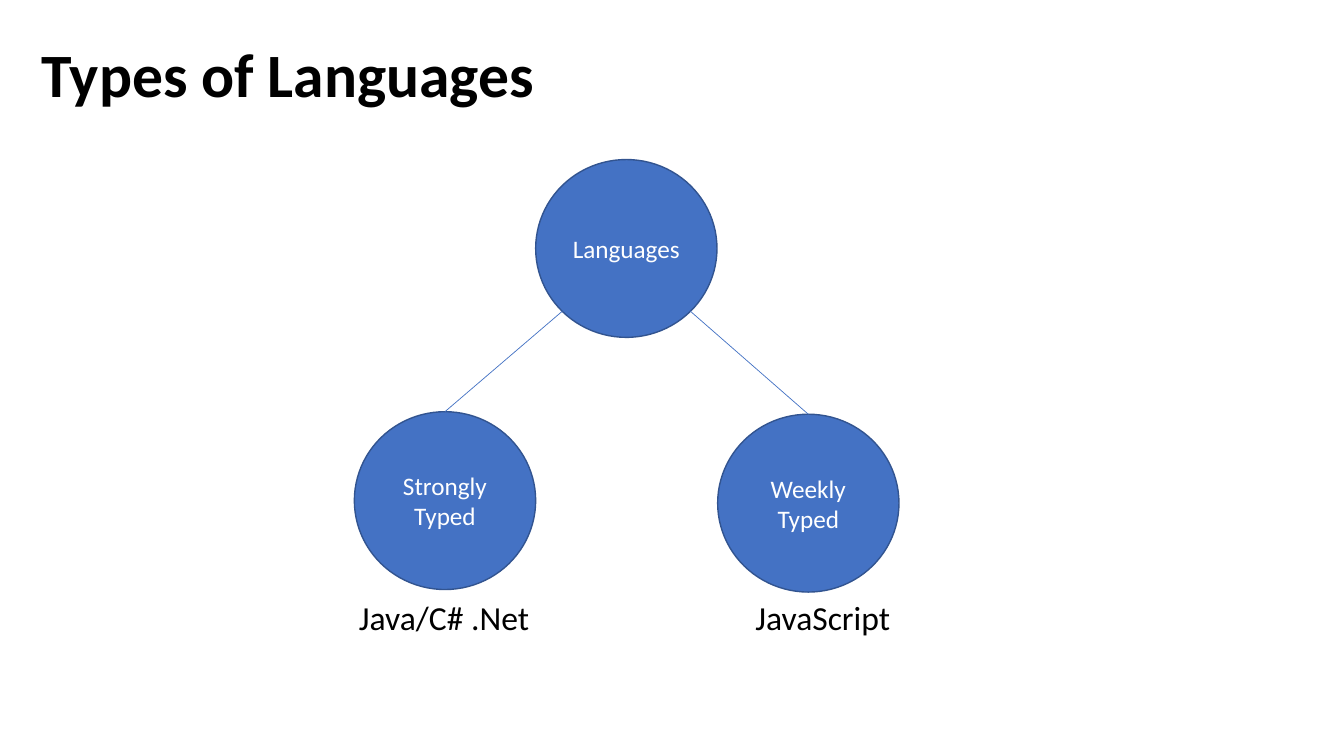
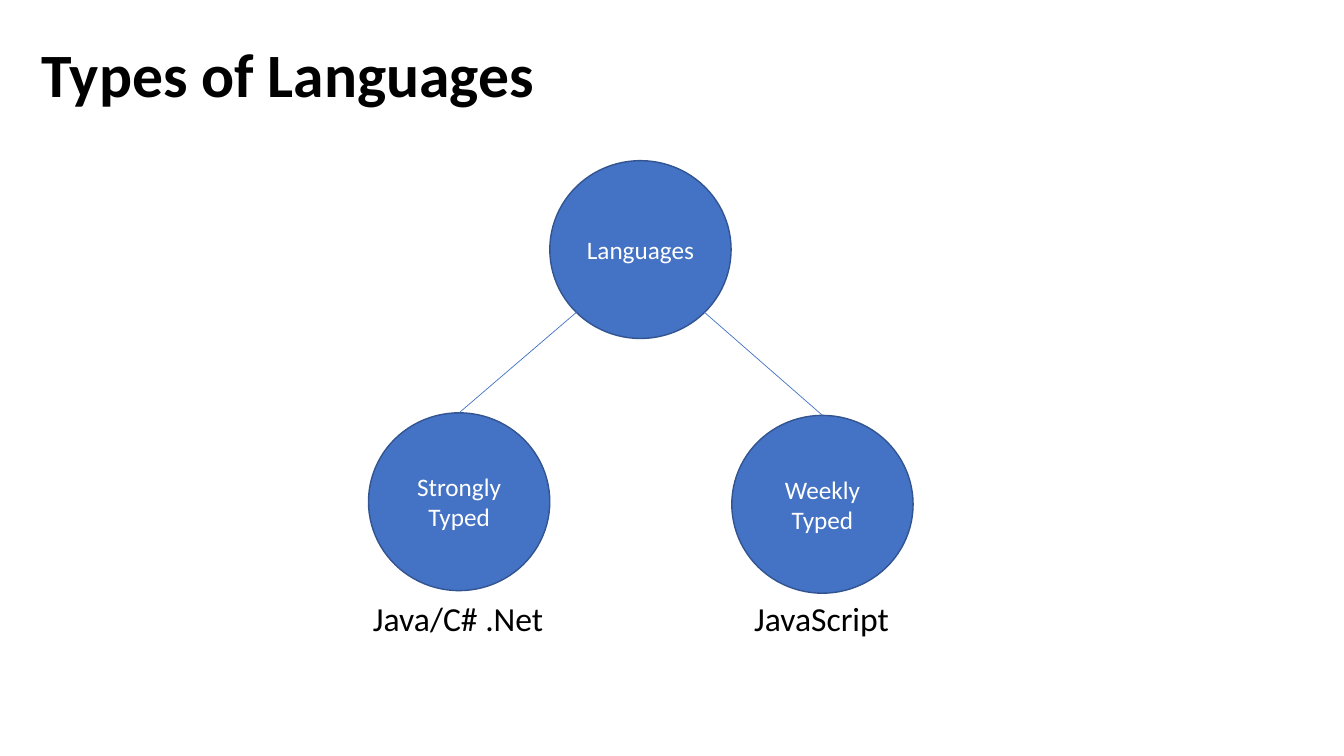
Before and after one commit to PKavya1792/Javascript, a slide deck: slide 2 of docs/JavaIntro.pptx. Drawn at 1344x756 pixels with LibreOffice and Linux fonts; fonts in the diff are those of the drawing. Boxes give left, top, right and bottom in pixels: in the first picture for what was removed or moved away, otherwise in the second. Text is boxed around its words. In the diff, an @@ line names an element or a change of style, - is before the commit and + after.

```diff
--- a/docs/JavaIntro.pptx
+++ b/docs/JavaIntro.pptx
@@ 3 ellipses, 2 lines, 1 text: place and size @@
-3 ellipses, 2 lines, 1 text at bbox=[355, 159, 899, 632]
+3 ellipses, 2 lines, 1 text at bbox=[369, 160, 913, 633]
```
Also in this commit, not shown: 7 other slides changed, 1 other file.
